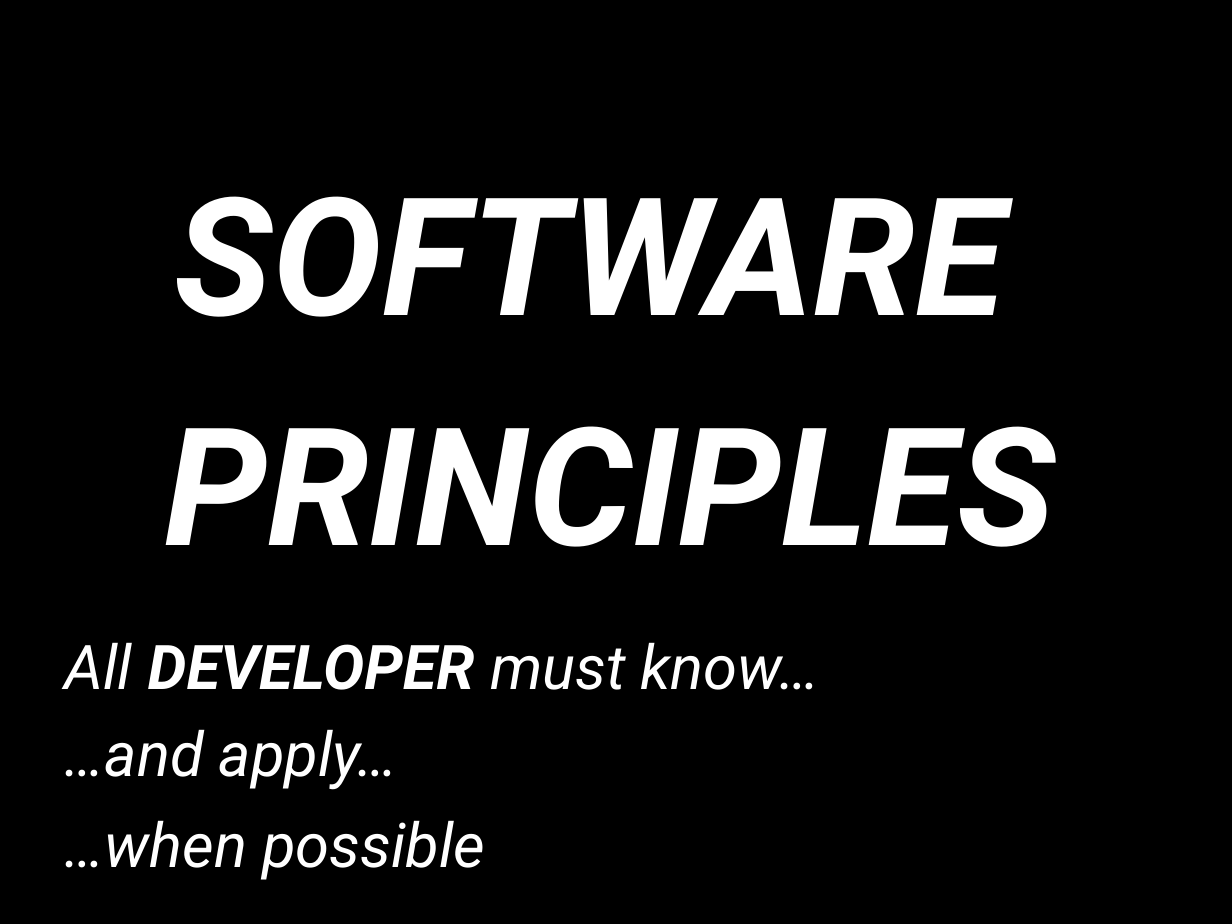
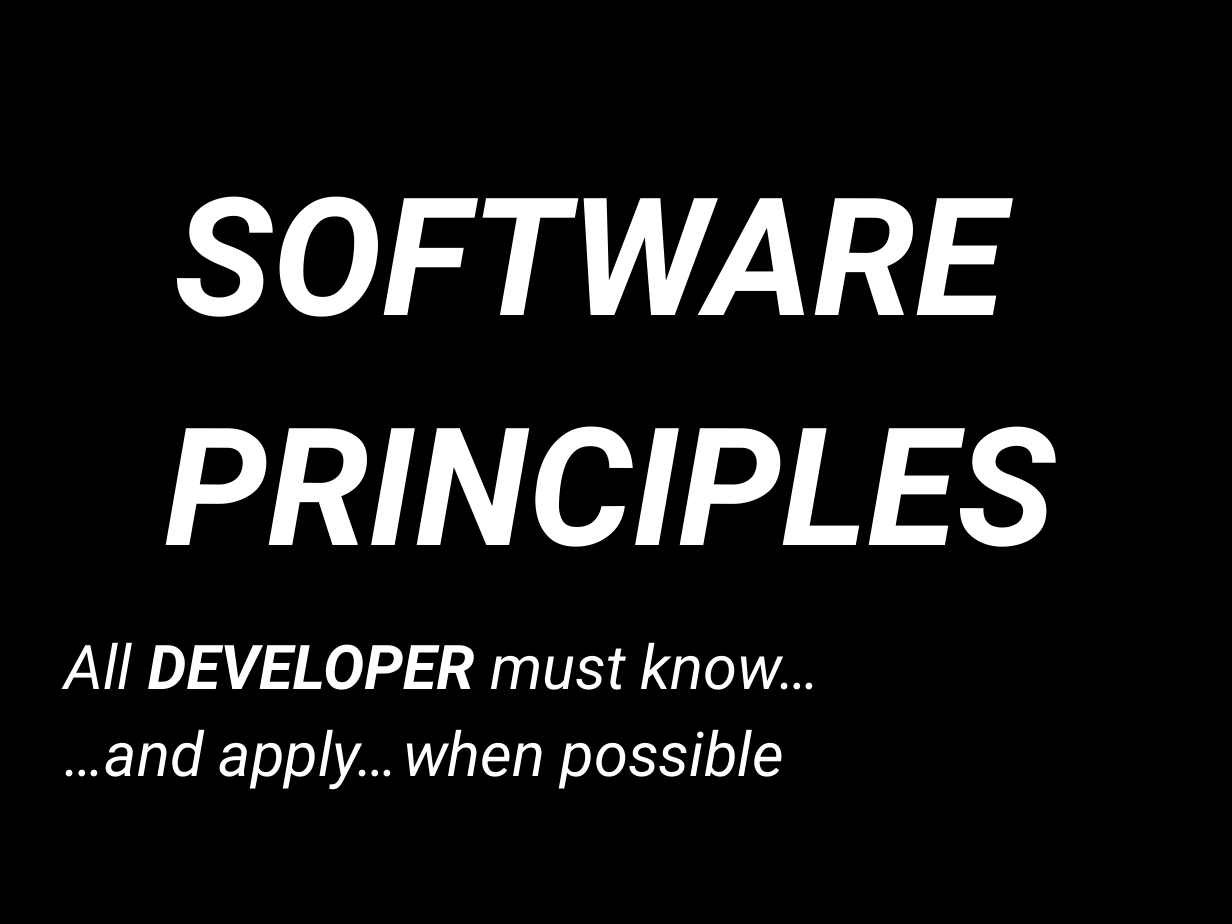
Before and after one commit to FrancoMelandri/SOLID, a slide deck: slide 1 of docs/solid.pptx. Drawn at 1232x924 pixels with LibreOffice and Linux fonts; fonts in the diff are those of the drawing. Boxes give left, top, right and bottom in pixels: in the first picture for what was removed or moved away, otherwise in the second. Text is boxed around its words. In the diff, an @@ line names an element or a change of style, - is before the commit and + after.

```diff
--- a/docs/solid.pptx
+++ b/docs/solid.pptx
@@ text at box(219, 729, 784, 790): text changed @@
-…when possible
+when possible
```
Also in this commit, not shown: 4 other slides changed.
